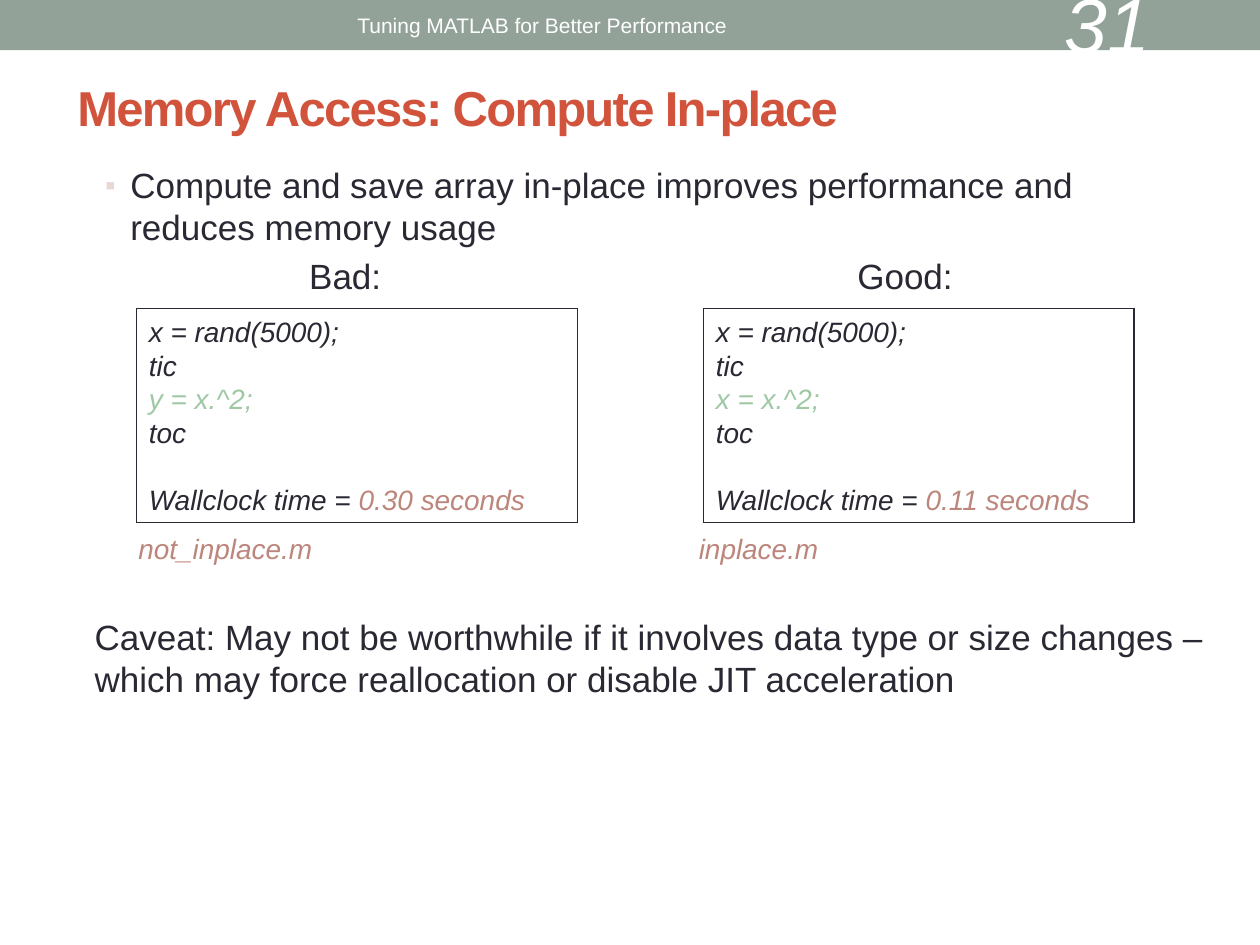
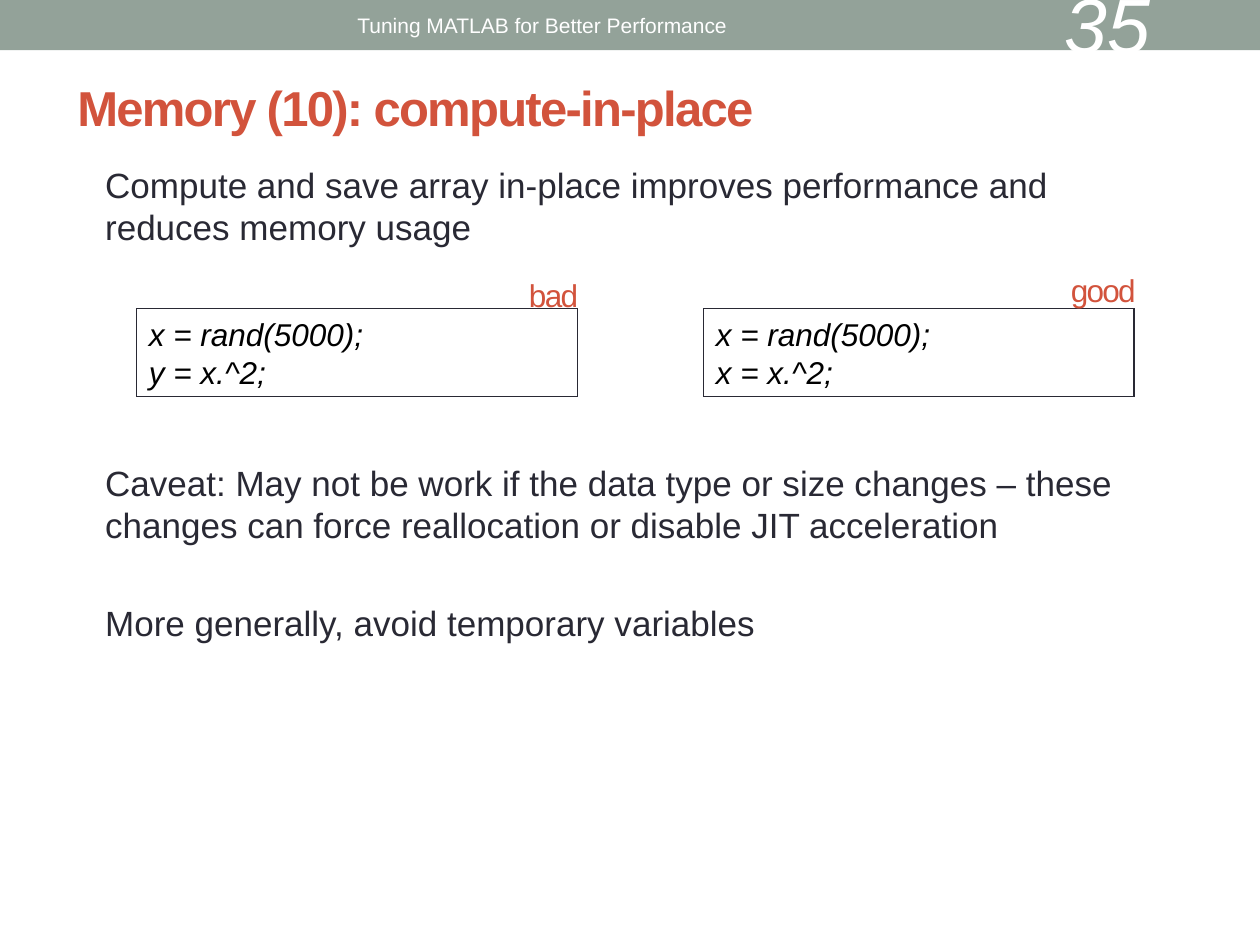
Before and after one commit to keithfma/bu_tutorial_matlab_performance, a slide deck: slide 35 of slides.odp (slide 31 before the commit). Drawn at 1260x945 pixels with LibreOffice and Linux fonts; fonts in the diff are those of the drawing. Boxes give left, top, right and bottom in pixels: in the first picture for what was removed or moved away, otherwise in the second. Text is boxed around its words. In the diff, an @@ line names an element or a change of style, - is before the commit and + after.

```diff
--- a/slides.odp
+++ b/slides.odp
@@ page number at (x1=1064, y1=0, x2=1150, y2=68): text changed @@
-31
+35
@@ title at (x1=77, y1=90, x2=754, y2=136): text changed @@
-Memory Access: Compute In-place
+Memory (10): compute-in-place
@@ text at (x1=105, y1=172, x2=1047, y2=247): bullet ▪ to none @@
@@ text added at (x1=529, y1=284, x2=578, y2=313), 18 pt, text #D2533C @@
+bad
@@ text added at (x1=1071, y1=279, x2=1136, y2=308), 18 pt, text #D2533C @@
+good
@@ rectangle "x = rand(5000);" resized from (x1=136, y1=309, x2=577, y2=523) to (x1=136, y1=309, x2=577, y2=397) @@
@@ rectangle "x = rand(5000);" at (x1=136, y1=309, x2=577, y2=397): size 16 to 18 pt; text colour #292934 to #000000 in "x = rand(5000);"; text colour #9FC8A5 to #000000 in "y = x.^2;" @@
@@ rectangle "x = rand(5000);" resized from (x1=703, y1=309, x2=1134, y2=523) to (x1=703, y1=309, x2=1134, y2=397) @@
@@ rectangle "x = rand(5000);" at (x1=703, y1=309, x2=1134, y2=397): size 16 to 18 pt; text colour #292934 to #000000 in "x = rand(5000);"; text colour #9FC8A5 to #000000 in "x = x.^2;" @@
@@ text in rectangle at (x1=149, y1=355, x2=177, y2=377): paragraph removed @@
-tic
@@ text in rectangle at (x1=716, y1=355, x2=744, y2=377): paragraph removed @@
-tic
@@ text in rectangle at (x1=149, y1=425, x2=525, y2=511): paragraphs removed @@
-toc
-Wallclock time = 0.30 seconds
@@ text in rectangle at (x1=716, y1=425, x2=1090, y2=511): paragraphs removed @@
-toc
-Wallclock time = 0.11 seconds
@@ text at (x1=105, y1=470, x2=1112, y2=643): text changed @@
-Bad: Good:
+Caveat: May not be work if the data type or size changes – these changes can force reallocation or disable JIT acceleration
+More generally, avoid temporary variables
@@ text removed at (x1=138, y1=539, x2=819, y2=564) @@
-not_inplace.m inplace.m
@@ text removed at (x1=95, y1=624, x2=1173, y2=699) @@
-Caveat: May not be worthwhile if it involves data type or size changes – which may force reallocation or disable JIT acceleration
```
Also in this commit, not shown: 17 other slides changed, 6 slides added, 15 slides removed, 1 other file.
